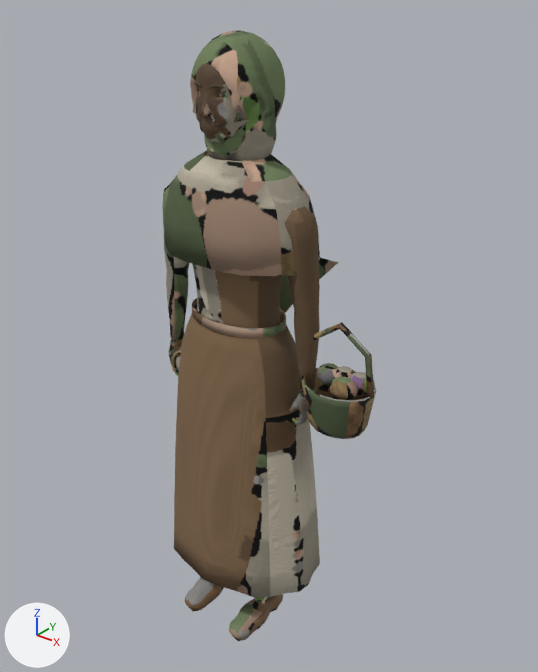
What one commit did to the Blender file models/src/npc-herbalist.blend.
Before and after are seen from a 50 mm lens placed at (1.281, -1.457, 1.943), pointed at (0.07, 0.058, 1.004). Arrows for +X, +Y and +Z are at lower left; the lights stay in place. The older version comes first.

The scene before the commit, as lines of its bpy script (objects in view):
```python
me_herbalist_mesh = bpy.data.meshes.new('herbalist_Mesh')
me_herbalist_mesh.from_pydata(...)  # 9172 vertices, 11879 faces; spans x -0.27..0.46, y -0.19..0.22, z 0.0..1.82
me_herbalist_mesh.polygons.foreach_set('use_smooth', [True] * 11879)
# faces by material slot: [5139, 1687, 3399, 192, 816, 388, 160, 98]
me_herbalist_mesh.materials.append(mat_herbalist_skin)
me_herbalist_mesh.materials.append(mat_herbalist_hair)
me_herbalist_mesh.materials.append(mat_herbalist_cloth)
me_herbalist_mesh.materials.append(mat_herbalist_eye)
me_herbalist_mesh.materials.append(mat_herbalist_leather)
me_herbalist_mesh.materials.append(mat_herbalist_wood)
me_herbalist_mesh.materials.append(mat_herbalist_metal)
me_herbalist_mesh.materials.append(mat_herbalist_foam)
ob_npc_herbalist = bpy.data.objects.new('NPC_Herbalist', me_herbalist_mesh)
ob_npc_herbalist.location = (0.0, 0.0, 0.0)
```
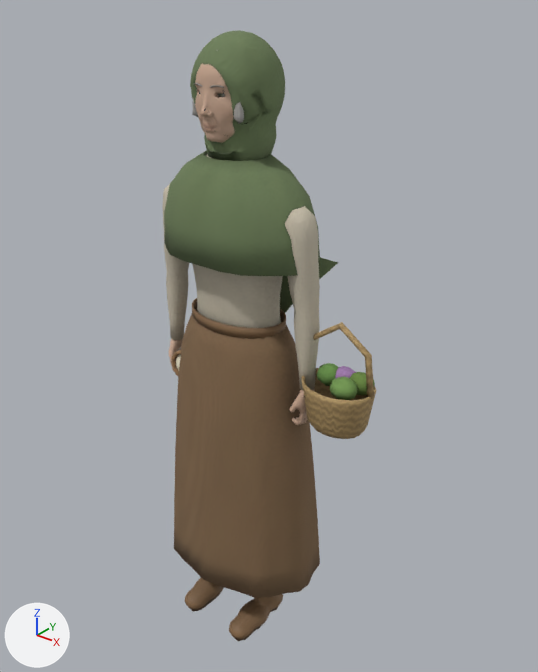
The change, as a diff of the scene's bpy script:
```diff
--- a/models/src/npc-herbalist.blend.py
+++ b/models/src/npc-herbalist.blend.py
@@ me_herbalist_mesh @@
 # used by ob_npc_herbalist; location = (0.0, 0.0, 0.0)
-me_herbalist_mesh.from_pydata(...)  # 9172 vertices, 11879 faces; spans x -0.27..0.46, y -0.19..0.22, z 0.0..1.82
+me_herbalist_mesh.from_pydata(...)  # 11940 vertices, 14944 faces; spans x -0.27..0.46, y -0.19..0.22, z 0.0..1.82
+# me_herbalist_mesh part 1: 250 vertices moved within x -0.11..0.11, y -0.1..0.13, z 1.54..1.81; 365 vertices removed from x -0.11..0.11, y -0.1..0.15, z 1.54..1.81; 3133 vertices added at x -0.11..0.11, y -0.11..0.15, z 1.54..1.81
+# me_herbalist_mesh part 2: 8798 kept faces spanning x -0.27..0.46, y -0.19..0.22, z 0.0..1.82 get new texture (UV) coordinates
 me_herbalist_mesh.materials.append(mat_herbalist_skin)
```

Location of each change, (x1, y1, x2, y2) in pixels of the pictures (538 x 672 px):
part 1 of me_herbalist_mesh, cut back: before (191, 37, 283, 160); after (190, 37, 283, 160)
part 2 of me_herbalist_mesh, surface changed: (162, 30, 377, 641) in both
